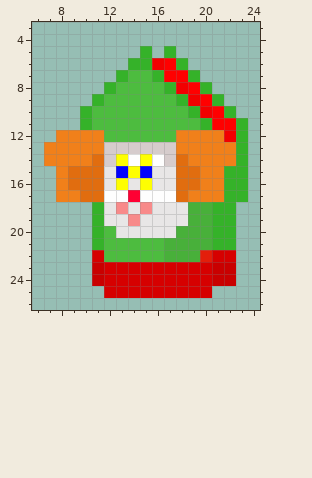
Two versions of one pixel-art sprite, Resources/Textures/Clothing/Head/Hats/mitre_clown.rsi/icon.png. This is how it looked before the edit.
The file is 32x32 pixels. Colours within 5 levels of each other are drawn and written as one. Shown: x 6..24, y 3..26.
Now the later version:
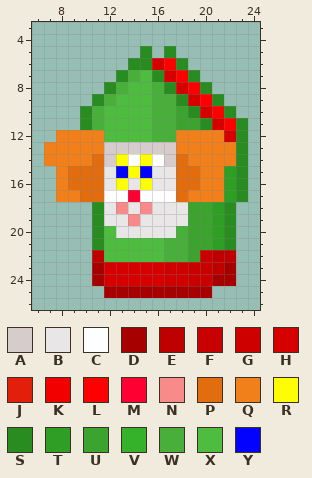
Palette (. is transparent): A #d6cccc  B #e8e6e6  C #fefefe  D #a60000  E #bf0000  F #c90000  G #cf0000  H #d60000  J #e31e0b  K #f20000  L #ff0000  M #ff0033  N #f88a8a  P #e16d0f  Q #f1801a  R #fefe02  S #298c20  T #2f9e24  U #3da32f  V #35b229  W #48b03a  X #4dbc3f  Y #0202fe
Commit message: icon outline change Co-authored-by: TiniestShark <head.rebel@yahoo.com>
Edits made:
Changed rows in their new state; - is an unchanged pixel.
first column x 10:
 5 -----S-S------
 6 ----SSH-S-----
 7 ---SW-SH-S----
 8 --SW--WSH-S---
 9 -SW---WWSH-S--
10 SW----WWUSH-S-
11 SW----WWUUSH-S
12 ------WW----HS
13 -------------S
14 -------------S
15 ------------TS
16 ------------TS
17 ------------TS
18 -S-------UUTS-
19 -S-------UUTS-
20 -S-------UUTS-
21 -S-------UUTS-
22 -E-------UFEE-
23 -D-----GGFFED-
24 -D-----GGFFDD-
25 --DDDDDDDDD---
Where, in picture pixels (left, top, right, bottom), the same in both pictures:
changed: (80, 46, 248, 298)
